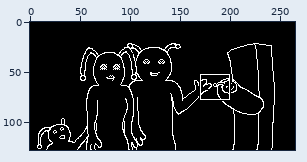
One commit to this pixel-art file: Assets/Sprites/Visual Novel/Pacifist.ase. Above: a wide view before the commit, with the close-up outlined.
Close-up. Before:
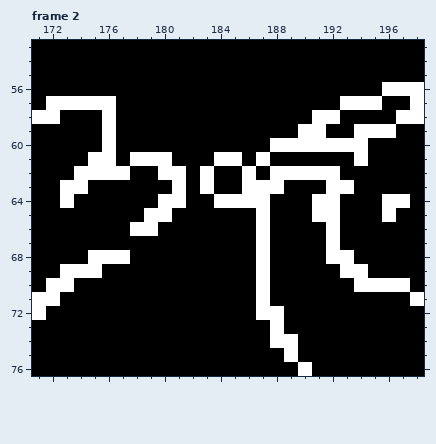
265x128 pixels, 8 frames. Shown: frame 2: x 171..198, y 53..76.
The same view after the edit:
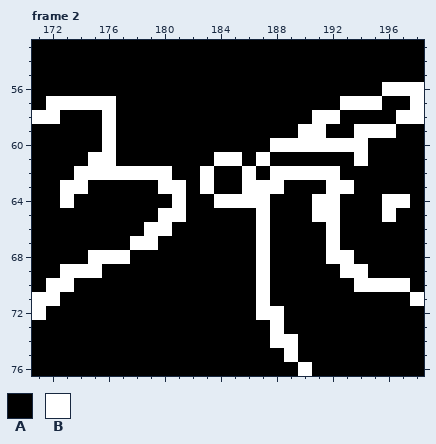
Palette (. is transparent): A #000000  B #ffffff
What changed:
{"where": "frame 2, layer \"Layer 4\""}
{"frame":2,"y":61,"x":178,"old":"BBB","new":"AAA"}
{"frame":2,"y":62,"x":178,"old":"AA","new":"BB"}
{"frame":2,"y":62,"x":181,"old":"B","new":"A"}
{"frame":2,"y":63,"x":180,"old":"A","new":"B"}
{"frame":2,"y":64,"x":180,"old":"B","new":"A"}
{"frame":2,"y":65,"x":179,"old":"B","new":"A"}
{"frame":2,"y":65,"x":181,"old":"A","new":"B"}
{"frame":2,"y":66,"x":178,"old":"B","new":"A"}
{"frame":2,"y":66,"x":180,"old":"A","new":"B"}
{"frame":2,"y":67,"x":178,"old":"AA","new":"BB"}
{"label":"changed","picture_box":[130,152,186,250]}
